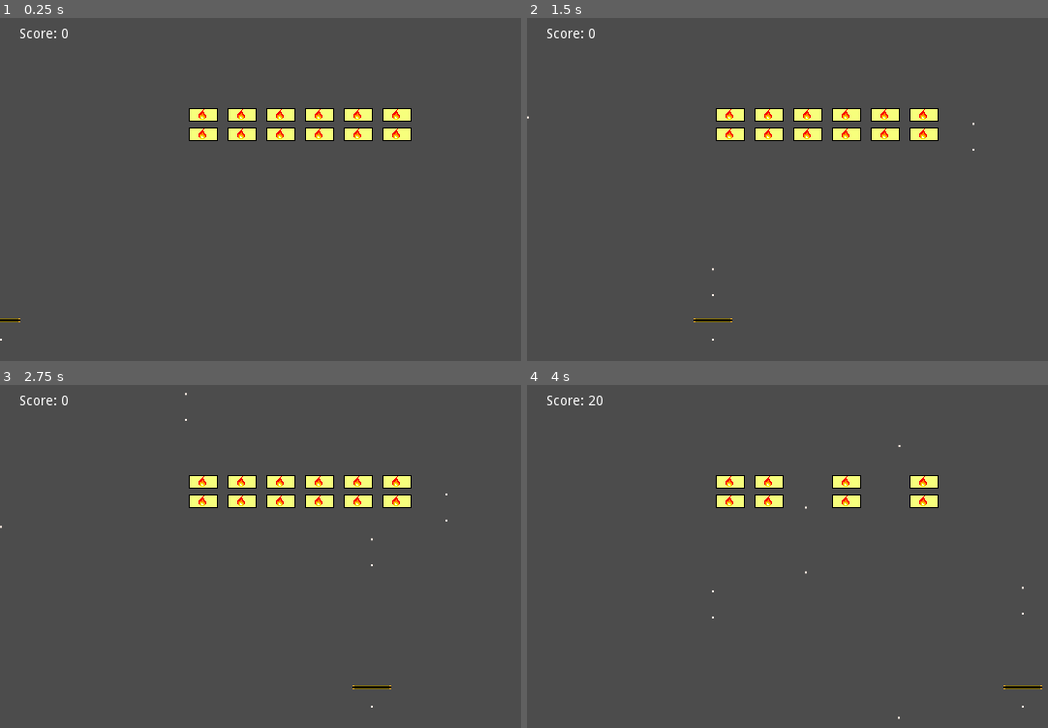
Above: before the commit, frames 1-4 (two rows, left to right).
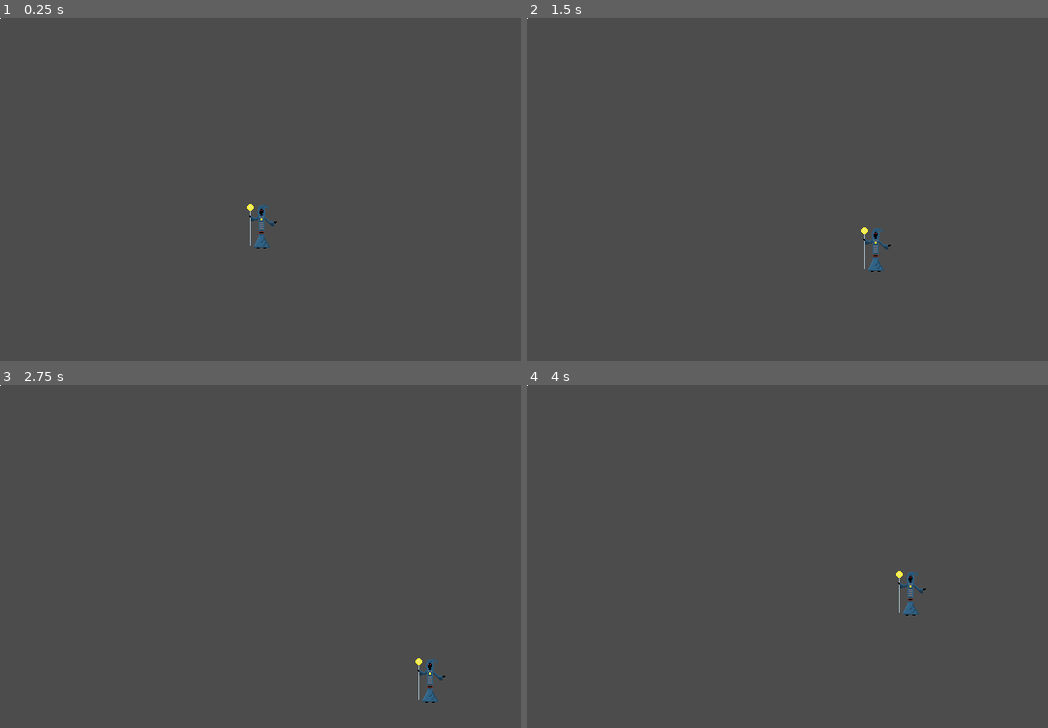
Above: after the commit, the same moments.

Repository: lzieniew/GodotBreakout
Game: Godot game, scene res://Scenes/World.tscn
Two runs of this game, one before a commit and one after it. Both use one fixed random seed, a clock stepped at 60 frames per second and the inputs below.
Inputs (mouse positions are in pixels of both pictures, inside the frame that each line leads up to):
- Up to frame 1 (0.25 s): no input
- Up to frame 2 (1.5 s): tap Enter at 0.5 s; move the mouse to (975, 175) at 0.52 s; hold Right (ui_right) 0.53-1.28 s; click (975, 175) at 0.67 s; move the mouse to (714, 210) at 1.27 s; hold Down (ui_down) from 1.28 s (still down); click (714, 210) at 1.42 s
- Up to frame 3 (2.75 s): move the mouse to (369, 481) at 2.02 s; release Down (ui_down) at 2.03 s; hold Right (ui_right) from 2.03 s (still down); click (369, 481) at 2.17 s
- Up to frame 4 (4 s): move the mouse to (808, 628) at 2.77 s; release Right (ui_right) at 2.78 s; hold Up (ui_up) 2.78-3.53 s; click (808, 628) at 2.92 s; move the mouse to (1021, 611) at 3.52 s; hold Left (ui_left) from 3.53 s (still down); click (1021, 611) at 3.67 s

The runs differ from the first frame. In frame 1, 3.1% of the frame differs, in the area x 0-79%, y 0-95%; in frame 2, 3.1%; in frame 3, 3.1%, in the area x 0-86%, y 0-95%; in frame 4, 2.3%.

Commit message:
added world

Diff:
--- /dev/null
+++ b/Player.gd
@@ -0,0 +1,13 @@
+extends KinematicBody2D
+
+export var speed = 2
+
+func _process(delta):
+	if Input.is_action_pressed('ui_up'):
+		self.move_and_collide(Vector2(0, -1 * speed))
+	if Input.is_action_pressed('ui_down'):
+		self.move_and_collide(Vector2(0, speed))
+	if Input.is_action_pressed('ui_right'):
+		self.move_and_collide(Vector2(speed,0))
+	if Input.is_action_pressed('ui_left'):
+		self.move_and_collide(Vector2(-1 * speed,0))
--- a/Scenes/Ball.tscn
+++ b/Prefabs/Ball.tscn
@@ -8,7 +8,7 @@
 custom_solver_bias = 0.0
 extents = Vector2( 10, 10 )
 
-[node name="Ball" type="RigidBody2D" index="0"]
+[node name="Ball" type="RigidBody2D"]
 
 position = Vector2( 500, 130 )
 input_pickable = false
--- /dev/null
+++ b/Prefabs/Brick.tscn
@@ -0,0 +1,35 @@
+[gd_scene load_steps=3 format=2]
+
+[ext_resource path="res://Sprites/brick.png" type="Texture" id=1]
+
+[sub_resource type="RectangleShape2D" id=1]
+
+custom_solver_bias = 0.0
+extents = Vector2( 10, 9.60869 )
+
+[node name="Brick" type="StaticBody2D" index="0" groups=[
+"Bricks",
+]]
+
+editor/display_folded = true
+input_pickable = false
+collision_layer = 1
+collision_mask = 1
+constant_linear_velocity = Vector2( 0, 0 )
+constant_angular_velocity = 0.0
+friction = 1.0
+bounce = 0.0
+_sections_unfolded = [ "Transform" ]
+__meta__ = {
+"_edit_group_": true
+}
+
+[node name="Sprite" type="Sprite" parent="." index="0"]
+
+texture = ExtResource( 1 )
+
+[node name="CollisionShape2D" type="CollisionShape2D" parent="." index="1"]
+
+position = Vector2( -2.38419e-07, -0.17308 )
+scale = Vector2( 1.53846, 0.779377 )
+shape = SubResource( 1 )
--- /dev/null
+++ b/Prefabs/BrickAir.tscn
@@ -0,0 +1,34 @@
+[gd_scene load_steps=3 format=2]
+
+[ext_resource path="res://Sprites/airBrick.png" type="Texture" id=1]
+
+[sub_resource type="RectangleShape2D" id=1]
+
+custom_solver_bias = 0.0
+extents = Vector2( 10, 9.60869 )
+
+[node name="Brick" type="StaticBody2D" index="0" groups=[
+"Bricks",
+]]
+
+input_pickable = false
+collision_layer = 1
+collision_mask = 1
+constant_linear_velocity = Vector2( 0, 0 )
+constant_angular_velocity = 0.0
+friction = 1.0
+bounce = 0.0
+_sections_unfolded = [ "Transform" ]
+__meta__ = {
+"_edit_group_": true
+}
+
+[node name="Sprite" type="Sprite" parent="." index="0"]
+
+texture = ExtResource( 1 )
+
+[node name="CollisionShape2D" type="CollisionShape2D" parent="." index="1"]
+
+position = Vector2( -2.38419e-07, -0.17308 )
+scale = Vector2( 1.53846, 0.779377 )
+shape = SubResource( 1 )
--- a/Scenes/Brick.tscn
+++ b/Prefabs/BrickEarth.tscn
@@ -1,6 +1,6 @@
 [gd_scene load_steps=3 format=2]
 
-[ext_resource path="res://Sprites/brick.png" type="Texture" id=1]
+[ext_resource path="res://Sprites/earthBrick.png" type="Texture" id=1]
 
 [sub_resource type="RectangleShape2D" id=1]
 
@@ -11,8 +11,6 @@
 "Bricks",
 ]]
 
-editor/display_folded = true
-position = Vector2( 290, 120 )
 input_pickable = false
 collision_layer = 1
 collision_mask = 1
@@ -20,6 +18,7 @@
 constant_angular_velocity = 0.0
 friction = 1.0
 bounce = 0.0
+_sections_unfolded = [ "Transform" ]
 __meta__ = {
 "_edit_group_": true
 }
--- /dev/null
+++ b/Prefabs/BrickFire.tscn
@@ -0,0 +1,34 @@
+[gd_scene load_steps=3 format=2]
+
+[ext_resource path="res://Sprites/fireBrick.png" type="Texture" id=1]
+
+[sub_resource type="RectangleShape2D" id=1]
+
+custom_solver_bias = 0.0
+extents = Vector2( 10, 9.60869 )
+
+[node name="Brick" type="StaticBody2D" index="0" groups=[
+"Bricks",
+]]
+
+position = Vector2( 290, 120 )
+input_pickable = false
+collision_layer = 1
+collision_mask = 1
+constant_linear_velocity = Vector2( 0, 0 )
+constant_angular_velocity = 0.0
+friction = 1.0
+bounce = 0.0
+__meta__ = {
+"_edit_group_": true
+}
+
+[node name="Sprite" type="Sprite" parent="." index="0"]
+
+texture = ExtResource( 1 )
+
+[node name="CollisionShape2D" type="CollisionShape2D" parent="." index="1"]
+
+position = Vector2( -2.38419e-07, -0.17308 )
+scale = Vector2( 1.53846, 0.779377 )
+shape = SubResource( 1 )
--- /dev/null
+++ b/Prefabs/BrickWater.tscn
@@ -0,0 +1,34 @@
+[gd_scene load_steps=3 format=2]
+
+[ext_resource path="res://Sprites/waterBrick.png" type="Texture" id=1]
+
+[sub_resource type="RectangleShape2D" id=1]
+
+custom_solver_bias = 0.0
+extents = Vector2( 10, 9.60869 )
+
+[node name="Brick" type="StaticBody2D" index="0" groups=[
+"Bricks",
+]]
+
+position = Vector2( 290, 120 )
+input_pickable = false
+collision_layer = 1
+collision_mask = 1
+constant_linear_velocity = Vector2( 0, 0 )
+constant_angular_velocity = 0.0
+friction = 1.0
+bounce = 0.0
+__meta__ = {
+"_edit_group_": true
+}
+
+[node name="Sprite" type="Sprite" parent="." index="0"]
+
+texture = ExtResource( 1 )
+
+[node name="CollisionShape2D" type="CollisionShape2D" parent="." index="1"]
+
+position = Vector2( -2.38419e-07, -0.17308 )
+scale = Vector2( 1.53846, 0.779377 )
+shape = SubResource( 1 )
--- /dev/null
+++ b/Scenes/Breakout.tscn
@@ -0,0 +1,170 @@
+[gd_scene load_steps=10 format=2]
+
+[ext_resource path="res://Scripts/World.gd" type="Script" id=1]
+[ext_resource path="res://Scripts/Paddle.gd" type="Script" id=2]
+[ext_resource path="res://Sprites/paddle.png" type="Texture" id=3]
+[ext_resource path="res://Sprites/ball.png" type="Texture" id=4]
+[ext_resource path="res://Prefabs/BrickAir.tscn" type="PackedScene" id=5]
+[ext_resource path="res://Prefabs/BrickEarth.tscn" type="PackedScene" id=6]
+[ext_resource path="res://Prefabs/BrickFire.tscn" type="PackedScene" id=7]
+[ext_resource path="res://Prefabs/BrickWater.tscn" type="PackedScene" id=8]
+
+[sub_resource type="RectangleShape2D" id=1]
+
+custom_solver_bias = 0.0
+extents = Vector2( 20, 8.13043 )
+
+[node name="Breakout" type="Node2D"]
+
+script = ExtResource( 1 )
+
+[node name="Walls" type="StaticBody2D" parent="." index="0"]
+
+editor/display_folded = true
+input_pickable = false
+collision_layer = 1
+collision_mask = 1
+constant_linear_velocity = Vector2( 0, 0 )
+constant_angular_velocity = 0.0
+friction = 1.0
+bounce = 0.0
+
+[node name="CollisionPolygon2D" type="CollisionPolygon2D" parent="Walls" index="0"]
+
+build_mode = 0
+polygon = PoolVector2Array( 0, 360, -40, 360, -40, -50, 670, -50, 670, 360, 640, 360, 640, 0, 0, 0 )
+
+[node name="Paddle" type="KinematicBody2D" parent="." index="1"]
+
+editor/display_folded = true
+position = Vector2( 132.5, 312 )
+input_pickable = false
+collision_layer = 1
+collision_mask = 1
+collision/safe_margin = 0.08
+script = ExtResource( 2 )
+_sections_unfolded = [ "Transform" ]
+
+[node name="Sprite" type="Sprite" parent="Paddle" index="0"]
+
+texture = ExtResource( 3 )
+__meta__ = {
+"_edit_group_": true
+}
+
+[node name="CollisionShape2D" type="CollisionShape2D" parent="Paddle" index="1"]
+
+position = Vector2( -0.12851, 0.12851 )
+scale = Vector2( 1, 0.3 )
+shape = SubResource( 1 )
+_sections_unfolded = [ "Transform" ]
+
+[node name="Point" type="Position2D" parent="Paddle" index="2"]
+
+editor/display_folded = true
+position = Vector2( 0, 20 )
+_sections_unfolded = [ "Transform" ]
+__meta__ = {
+"_edit_group_": true
+}
+
+[node name="Sprite" type="Sprite" parent="Paddle/Point" index="0"]
+
+texture = ExtResource( 4 )
+
+[node name="Bricks" type="Node2D" parent="." index="2"]
+
+[node name="Brick" parent="Bricks" index="0" instance=ExtResource( 5 )]
+
+position = Vector2( 320, 170 )
+
+[node name="Brick5" parent="Bricks" index="1" instance=ExtResource( 5 )]
+
+position = Vector2( 290, 150 )
+
+[node name="Brick6" parent="Bricks" index="2" instance=ExtResource( 5 )]
+
+position = Vector2( 320, 150 )
+
+[node name="Brick2" parent="Bricks" index="3" instance=ExtResource( 6 )]
+
+position = Vector2( 260, 150 )
+_sections_unfolded = [ "Collision", "Transform" ]
+
+[node name="Brick3" parent="Bricks" index="4" instance=ExtResource( 6 )]
+
+position = Vector2( 260, 170 )
+_sections_unfolded = [ "Collision", "Transform" ]
+
+[node name="Brick4" parent="Bricks" index="5" instance=ExtResource( 6 )]
+
+position = Vector2( 290, 170 )
+_sections_unfolded = [ "Collision", "Transform" ]
+
+[node name="Brick7" parent="Bricks" index="6" instance=ExtResource( 7 )]
+
+position = Vector2( 350, 170 )
+
+[node name="Brick8" parent="Bricks" index="7" instance=ExtResource( 7 )]
+
+position = Vector2( 350, 150 )
+
+[node name="Brick9" parent="Bricks" index="8" instance=ExtResource( 7 )]
+
+position = Vector2( 380, 150 )
+
+[node name="Brick10" parent="Bricks" index="9" instance=ExtResource( 7 )]
+
+position = Vector2( 380, 170 )
+
+[node name="Brick11" parent="Bricks" index="10" instance=ExtResource( 7 )]
+
+position = Vector2( 410, 170 )
+
+[node name="Brick12" parent="Bricks" index="11" instance=ExtResource( 7 )]
+
+position = Vector2( 410, 150 )
+
+[node name="Brick13" parent="Bricks" index="12" instance=ExtResource( 7 )]
+
+position = Vector2( 440, 150 )
+
+[node name="Brick14" parent="Bricks" index="13" instance=ExtResource( 7 )]
+
+position = Vector2( 440, 170 )
+
+[node name="Brick15" parent="Bricks" index="14" instance=ExtResource( 8 )]
+
+position = Vector2( 470, 150 )
+
+[node name="Brick16" parent="Bricks" index="15" instance=ExtResource( 8 )]
+
+position = Vector2( 470, 170 )
+
+[node name="Brick17" parent="Bricks" index="16" instance=ExtResource( 8 )]
+
+position = Vector2( 500, 170 )
+
+[node name="Brick18" parent="Bricks" index="17" instance=ExtResource( 8 )]
+
+position = Vector2( 500, 150 )
+
+[node name="Score" type="Label" parent="." index="3"]
+
+anchor_left = 0.0
+anchor_top = 0.0
+anchor_right = 0.0
+anchor_bottom = 0.0
+margin_left = 20.0
+margin_top = 10.0
+margin_right = 80.0
+margin_bottom = 30.0
+rect_pivot_offset = Vector2( 0, 0 )
+mouse_filter = 2
+mouse_default_cursor_shape = 0
+size_flags_horizontal = 1
+size_flags_vertical = 4
+text = "Score: 0"
+percent_visible = 1.0
+lines_skipped = 0
+max_lines_visible = -1
--- a/Scenes/World.tscn
+++ b/Scenes/World.tscn
@@ -1,138 +1,34 @@
-[gd_scene load_steps=7 format=2]
+[gd_scene load_steps=4 format=2]
 
-[ext_resource path="res://Scenes/World.gd" type="Script" id=1]
-[ext_resource path="res://Scripts/Paddle.gd" type="Script" id=2]
-[ext_resource path="res://Sprites/paddle.png" type="Texture" id=3]
-[ext_resource path="res://Sprites/ball.png" type="Texture" id=4]
-[ext_resource path="res://Scenes/Brick.tscn" type="PackedScene" id=5]
+[ext_resource path="res://Player.gd" type="Script" id=1]
+[ext_resource path="res://Sprites/wizard.png" type="Texture" id=2]
+[ext_resource path="res://Sprites/ball.png" type="Texture" id=3]
 
-[sub_resource type="RectangleShape2D" id=1]
+[node name="World" type="Node2D" index="0"]
 
-custom_solver_bias = 0.0
-extents = Vector2( 20, 8.13043 )
+_sections_unfolded = [ "Material", "Visibility" ]
 
-[node name="World" type="Node2D"]
-
-script = ExtResource( 1 )
-
-[node name="Walls" type="StaticBody2D" parent="." index="0"]
+[node name="Player" type="KinematicBody2D" parent="." index="0"]
 
 editor/display_folded = true
 input_pickable = false
 collision_layer = 1
 collision_mask = 1
-constant_linear_velocity = Vector2( 0, 0 )
-constant_angular_velocity = 0.0
-friction = 1.0
-bounce = 0.0
+collision/safe_margin = 0.08
+script = ExtResource( 1 )
+speed = 2
 
-[node name="CollisionPolygon2D" type="CollisionPolygon2D" parent="Walls" index="0"]
+[node name="Sprite" type="Sprite" parent="Player" index="0"]
 
-build_mode = 0
-polygon = PoolVector2Array( 0, 360, -40, 360, -40, -50, 670, -50, 670, 360, 640, 360, 640, 0, 0, 0 )
+position = Vector2( 270, 210 )
+texture = ExtResource( 2 )
 
-[node name="Paddle" type="KinematicBody2D" parent="." index="1"]
+[node name="ParallaxLayer" type="ParallaxLayer" parent="." index="1"]
 
-position = Vector2( 132.5, 312 )
-input_pickable = false
-collision_layer = 1
-collision_mask = 1
-collision/safe_margin = 0.08
-script = ExtResource( 2 )
-_sections_unfolded = [ "Transform" ]
+motion_scale = Vector2( 1, 1 )
+motion_offset = Vector2( 0, 0 )
+motion_mirroring = Vector2( 0, 0 )
 
-[node name="Sprite" type="Sprite" parent="Paddle" index="0"]
+[node name="Sprite" type="Sprite" parent="ParallaxLayer" index="0"]
 
 texture = ExtResource( 3 )
-__meta__ = {
-"_edit_group_": true
-}
-
-[node name="CollisionShape2D" type="CollisionShape2D" parent="Paddle" index="1"]
-
-position = Vector2( -0.12851, 0.12851 )
-scale = Vector2( 1, 0.3 )
-shape = SubResource( 1 )
-_sections_unfolded = [ "Transform" ]
-
-[node name="Point" type="Position2D" parent="Paddle" index="2"]
-
-position = Vector2( 0, 20 )
-_sections_unfolded = [ "Transform" ]
-__meta__ = {
-"_edit_group_": true
-}
-
-[node name="Sprite" type="Sprite" parent="Paddle/Point" index="0"]
-
-texture = ExtResource( 4 )
-
-[node name="Bricks" type="Node2D" parent="." index="2"]
-
-editor/display_folded = true
-
-[node name="Brick" parent="Bricks" index="0" instance=ExtResource( 5 )]
-
-[node name="Brick2" parent="Bricks" index="1" instance=ExtResource( 5 )]
-
-position = Vector2( 290, 100 )
-
-[node name="Brick3" parent="Bricks" index="2" instance=ExtResource( 5 )]
-
-position = Vector2( 250, 100 )
-
-[node name="Brick4" parent="Bricks" index="3" instance=ExtResource( 5 )]
-
-position = Vector2( 410, 120 )
-
-[node name="Brick9" parent="Bricks" index="4" instance=ExtResource( 5 )]
-
-position = Vector2( 410, 100 )
-
-[node name="Brick5" parent="Bricks" index="5" instance=ExtResource( 5 )]
-
-position = Vector2( 370, 120 )
-
-[node name="Brick10" parent="Bricks" index="6" instance=ExtResource( 5 )]
-
-position = Vector2( 370, 100 )
-
-[node name="Brick6" parent="Bricks" index="7" instance=ExtResource( 5 )]
-
-position = Vector2( 250, 120 )
-
-[node name="Brick12" parent="Bricks" index="8" instance=ExtResource( 5 )]
-
-position = Vector2( 210, 100 )
-
-[node name="Brick11" parent="Bricks" index="9" instance=ExtResource( 5 )]
-
-position = Vector2( 210, 120 )
-
-[node name="Brick7" parent="Bricks" index="10" instance=ExtResource( 5 )]
-
-position = Vector2( 330, 120 )
-
-[node name="Brick8" parent="Bricks" index="11" instance=ExtResource( 5 )]
-
-position = Vector2( 330, 100 )
-
-[node name="Score" type="Label" parent="." index="3"]
-
-anchor_left = 0.0
-anchor_top = 0.0
-anchor_right = 0.0
-anchor_bottom = 0.0
-margin_left = 20.0
-margin_top = 10.0
-margin_right = 80.0
-margin_bottom = 30.0
-rect_pivot_offset = Vector2( 0, 0 )
-mouse_filter = 2
-mouse_default_cursor_shape = 0
-size_flags_horizontal = 1
-size_flags_vertical = 4
-text = "Score: 0"
-percent_visible = 1.0
-lines_skipped = 0
-max_lines_visible = -1
--- a/Scripts/Ball.gd
+++ b/Scripts/Ball.gd
@@ -16,7 +16,7 @@
 	for body in bodies:
 		if body.is_in_group('Bricks'):
 			body.queue_free()
-			get_node('/root/World').score += 5
+			get_node('/root/Breakout').score += 5
 
 		if body.name == "Paddle":
 			var speed = linear_velocity.length()
--- a/Scripts/Paddle.gd
+++ b/Scripts/Paddle.gd
@@ -1,6 +1,6 @@
 extends KinematicBody2D
 
-const ball_scene = preload("res://Scenes/Ball.tscn")
+const ball_scene = preload("res://Prefabs/Ball.tscn")
 
 # class member variables go here, for example:
 # var a = 2
Renamed: Scenes/World.gd -> Scripts/World.gd
Binary file added: Sprites/Griffin.png
Not shown, added: Sprites/Griffin.png.import
